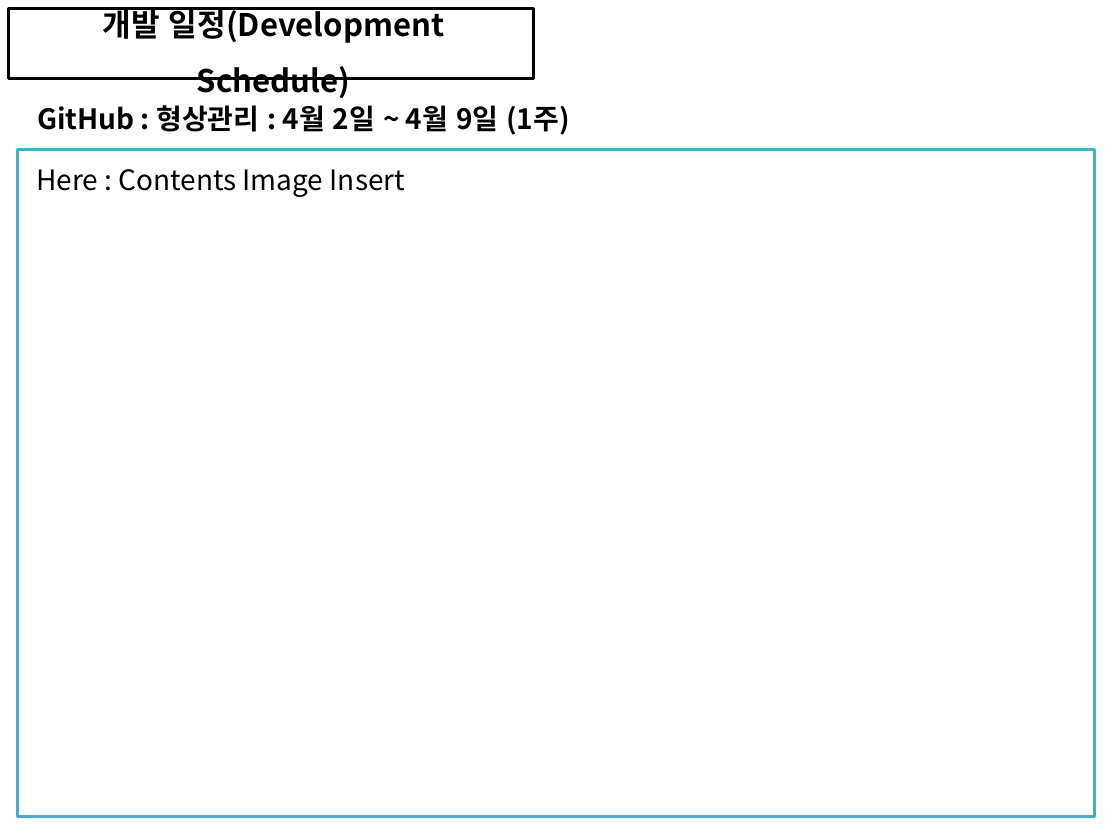
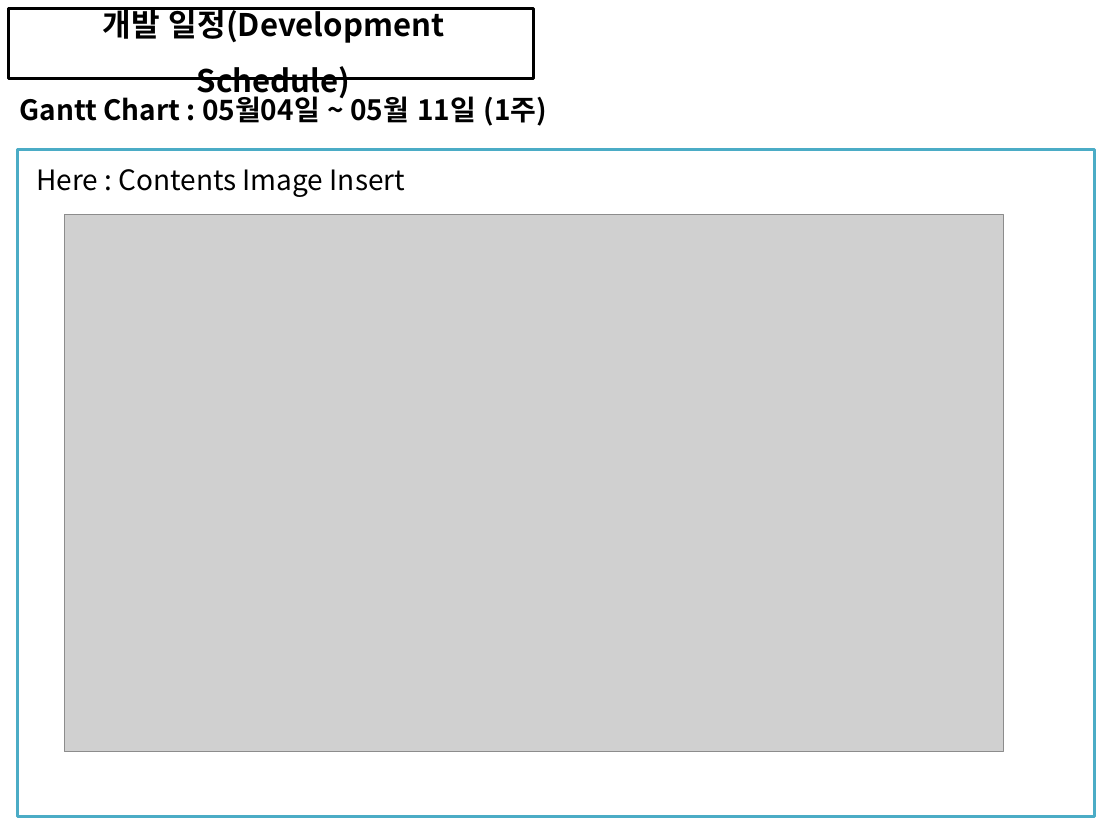
Before and after one commit to soh0256/5team, a slide deck: slide 4 of 개발 5팀 6차 미니 프로젝트/6) KOSMO_77기_개발 0팀_일정관리_형상관리_활용_종합보고서.pptx. Drawn at 1120x840 pixels with LibreOffice and Linux fonts; fonts in the diff are those of the drawing; grey boxes stand for pictures. Boxes give left, top, right and bottom in pixels: in the first picture for what was removed or moved away, otherwise in the second. Text is boxed around its words. In the diff, an @@ line names an element or a change of style, - is before the commit and + after.

Commit message:
형상관리보고서

```diff
--- a/개발 5팀 6차 미니 프로젝트/6) KOSMO_77기_개발 0팀_일정관리_형상관리_활용_종합보고서.pptx
+++ b/개발 5팀 6차 미니 프로젝트/6) KOSMO_77기_개발 0팀_일정관리_형상관리_활용_종합보고서.pptx
@@ text added at bbox=[20, 92, 547, 126], 18 pt, text #000000, bold @@
+Gantt Chart : 05월04일 ~ 05월 11일 (1주)
@@ text removed at bbox=[37, 105, 569, 135] @@
-GitHub : 형상관리 : 4월 2일 ~ 4월 9일 (1주)
@@ picture added at bbox=[64, 215, 1004, 753] @@
```
Also in this commit, not shown: 3 other slides changed, 1 slide added.
